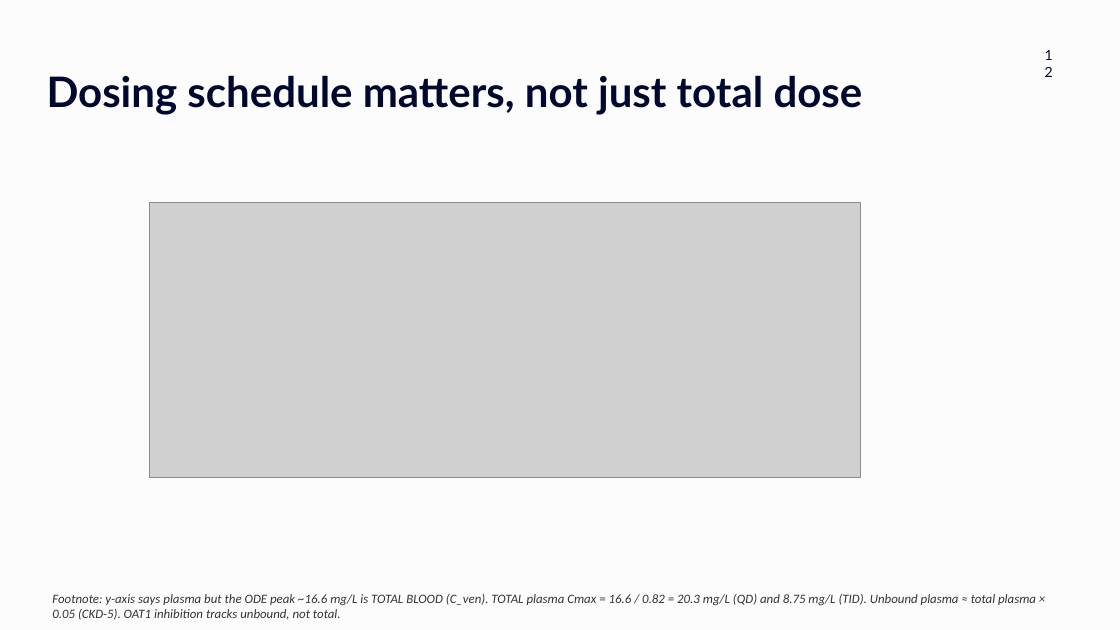
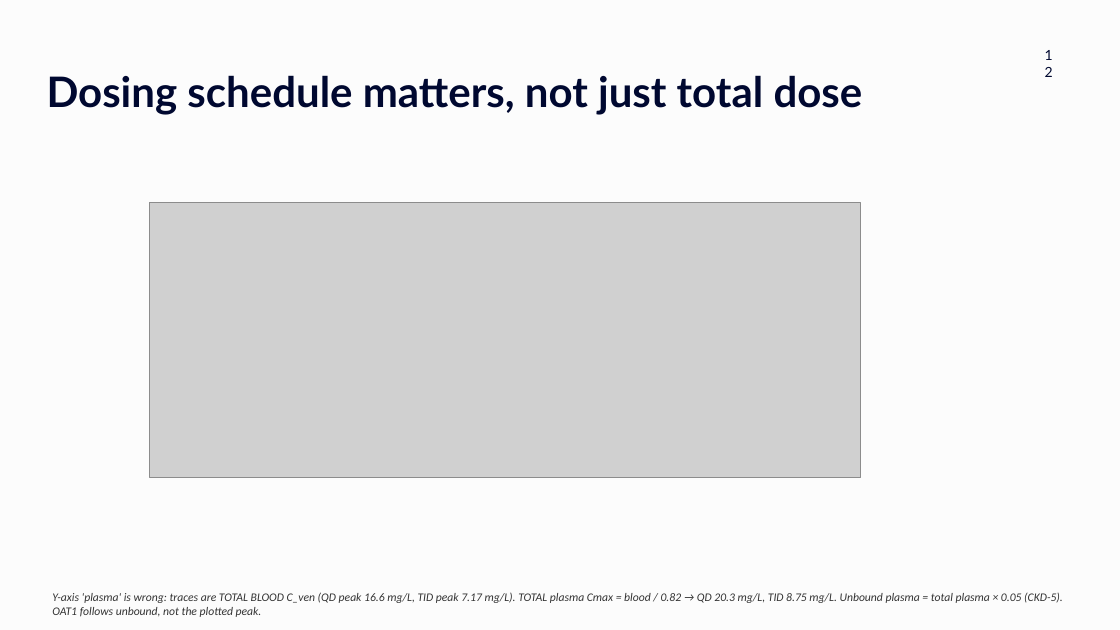
Before and after one commit to noroozbabaee/PBPK_Furosemide_Uremic_Toxins, a slide deck: slide 12 of publication_code/Furosemide_PBUT_UserCommittee_29_9_2026_Final.pptx. Drawn at 1120x630 pixels with LibreOffice and Linux fonts; fonts in the diff are those of the drawing; grey boxes stand for pictures; background and template pictures are left out. Boxes give left, top, right and bottom in pixels: in the first picture for what was removed or moved away, otherwise in the second. Text is boxed around its words. In the diff, an @@ line names an element or a change of style, - is before the commit and + after.

```diff
--- a/publication_code/Furosemide_PBUT_UserCommittee_29_9_2026_Final.pptx
+++ b/publication_code/Furosemide_PBUT_UserCommittee_29_9_2026_Final.pptx
@@ text at (x1=52, y1=592, x2=1063, y2=617): text changed; size 11 to 10 pt @@
-Footnote: y-axis says plasma but the ODE peak ~16.6 mg/L is TOTAL BLOOD (C_ven). TOTAL plasma Cmax = 16.6 / 0.82 = 20.3 mg/L (QD) and 8.75 mg/L (TID). Unbound plasma ≈ total plasma × 0.05 (CKD-5). OAT1 inhibition tracks unbound, not total.
+Y-axis 'plasma' is wrong: traces are TOTAL BLOOD C_ven (QD peak 16.6 mg/L, TID peak 7.17 mg/L). TOTAL plasma Cmax = blood / 0.82 → QD 20.3 mg/L, TID 8.75 mg/L. Unbound plasma = total plasma × 0.05 (CKD-5). OAT1 follows unbound, not the plotted peak.
```
Also in this commit, not shown: 5 other slides changed.
